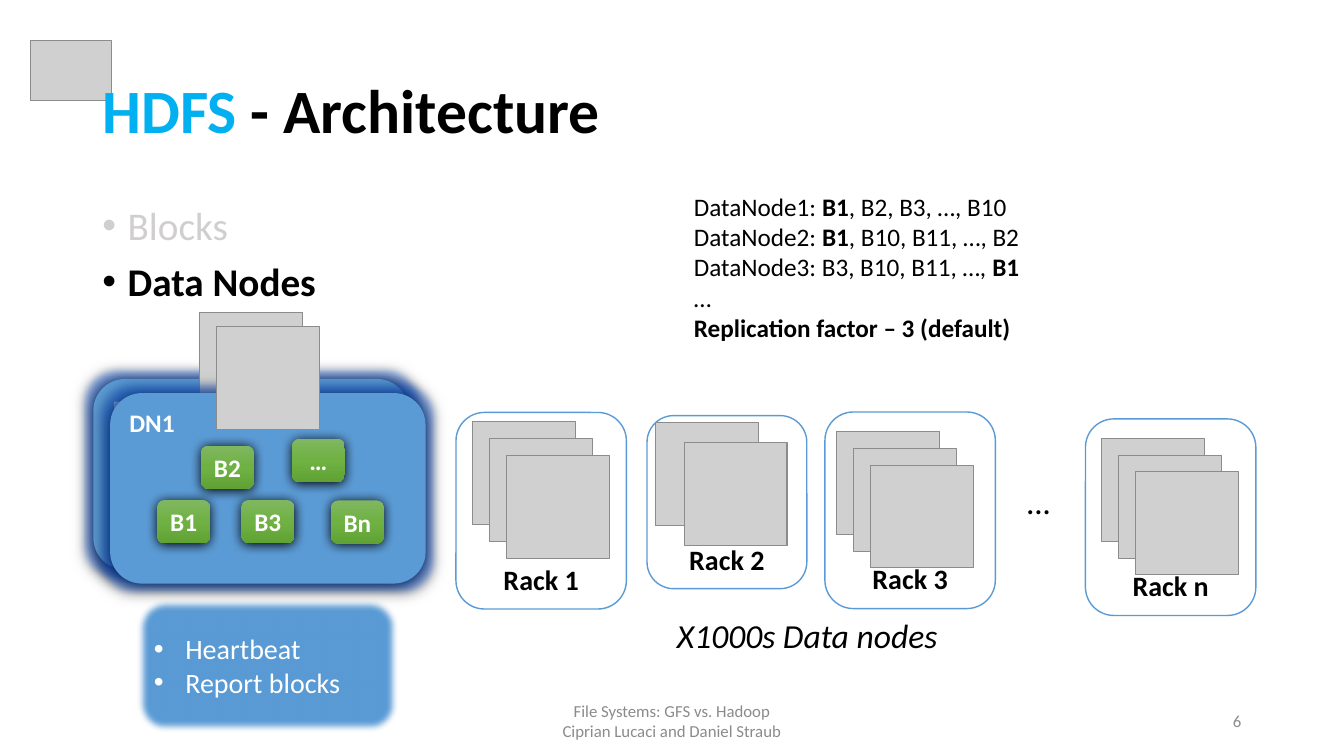
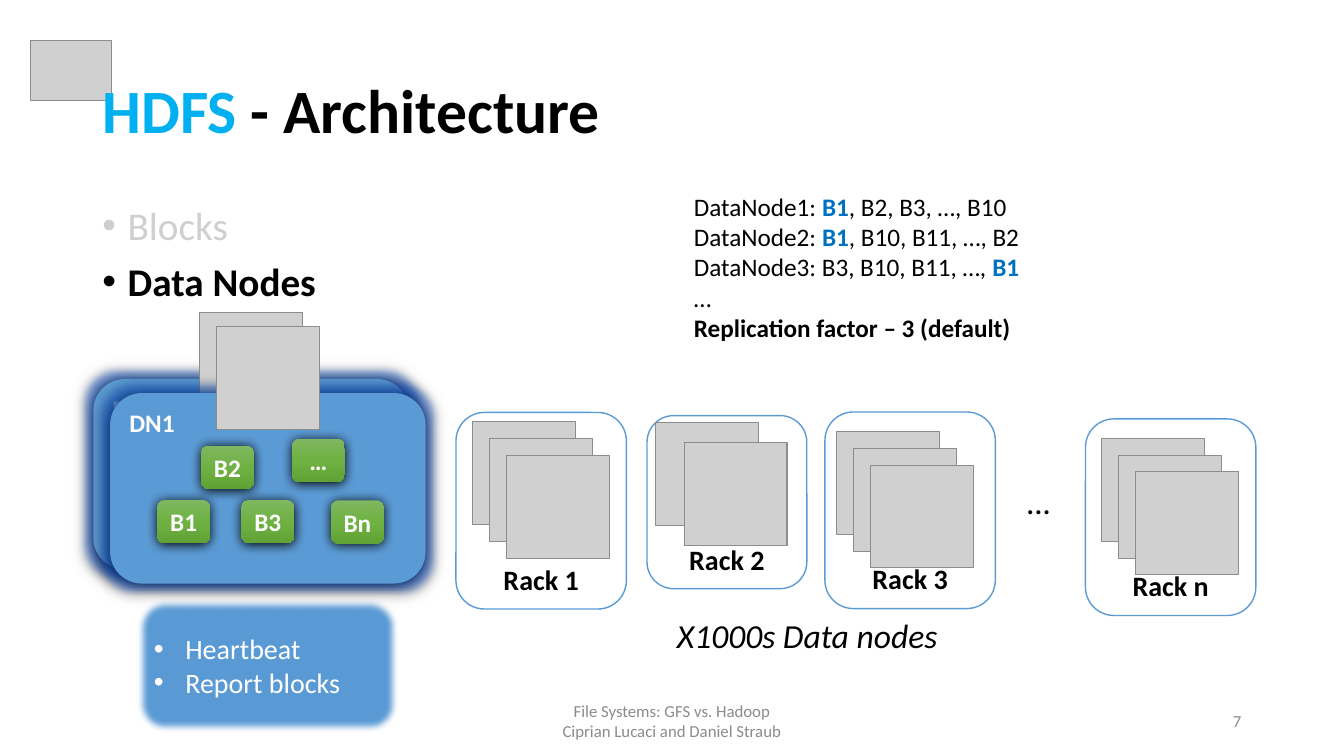
Before and after one commit to cipri7329/ss15-seminar, a slide deck: slide 7 of Presentation/DistributedFileSystems_Cipri.pptx (slide 6 before the commit). Drawn at 1344x756 pixels with LibreOffice and Linux fonts; fonts in the diff are those of the drawing; grey boxes stand for pictures; background and template pictures are left out. Boxes give left, top, right and bottom in pixels: in the first picture for what was removed or moved away, otherwise in the second. Text is boxed around its words. In the diff, an @@ line names an element or a change of style, - is before the commit and + after.

```diff
--- a/Presentation/DistributedFileSystems_Cipri.pptx
+++ b/Presentation/DistributedFileSystems_Cipri.pptx
@@ text at box(694, 198, 1019, 279): text colour #000000 to #0070C0 in "B1,", "B1,", "B1" @@
@@ page number at box(1233, 716, 1241, 727): text changed @@
-6
+7
```
Also in this commit, not shown: 6 other slides changed, 2 slides added, 9 other files.
